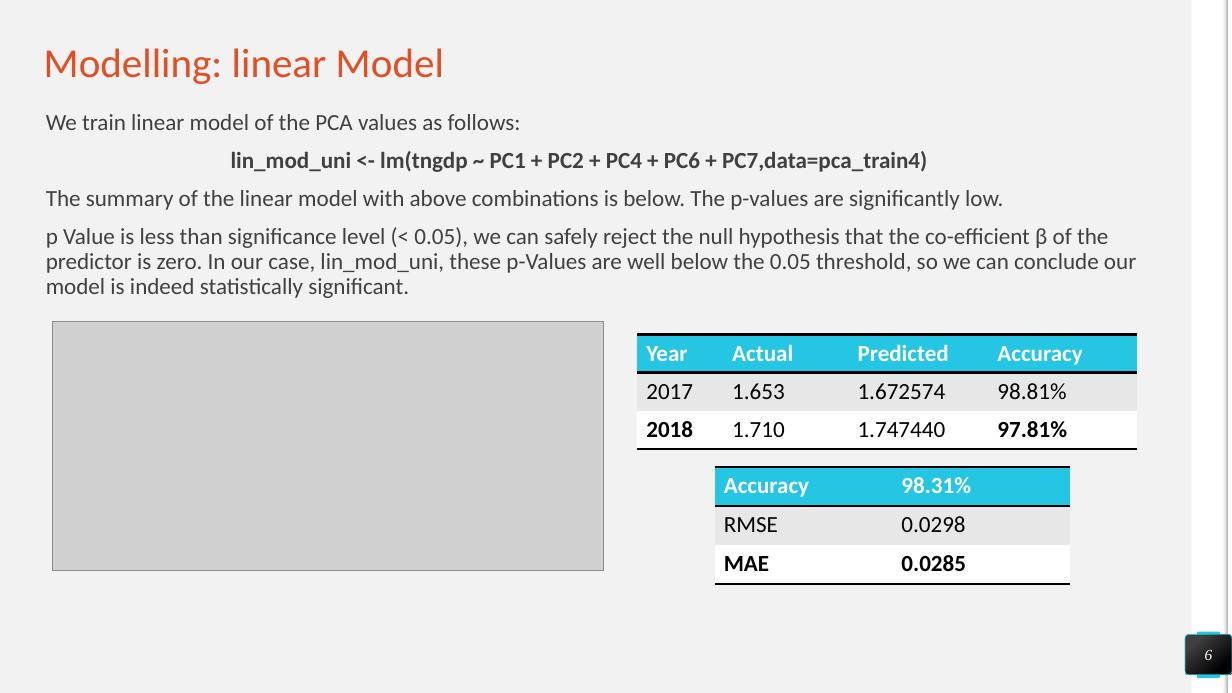
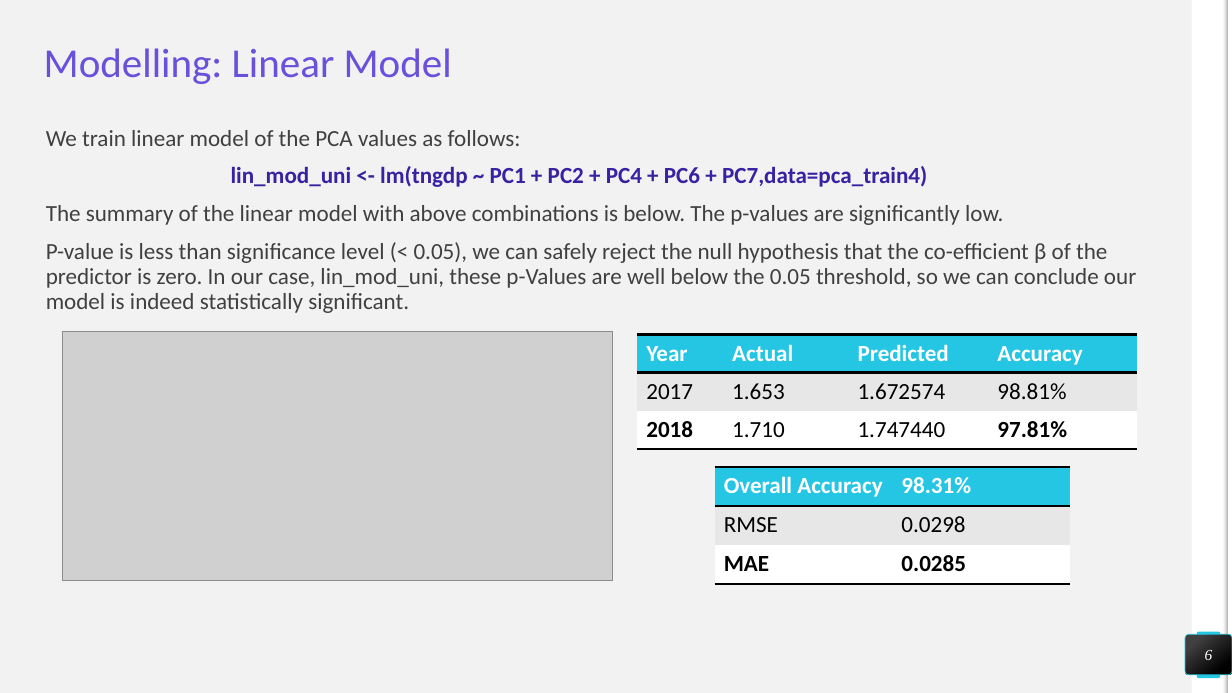
Before and after one commit to damiandmonte/Nominal-GDP-Prediction, a slide deck: slide 6 of Final_Report.pptx. Drawn at 1232x693 pixels with LibreOffice and Linux fonts; fonts in the diff are those of the drawing; grey boxes stand for pictures. Boxes give left, top, right and bottom in pixels: in the first picture for what was removed or moved away, otherwise in the second. Text is boxed around its words. In the diff, an @@ line names an element or a change of style, - is before the commit and + after.

```diff
--- a/Final_Report.pptx
+++ b/Final_Report.pptx
@@ title at bbox=[44, 48, 452, 84]: text changed; text colour #E34F25 to #6A50DB @@
-Modelling: linear Model
+Modelling: Linear Model
@@ text "We train linear model of ...": place and size @@
-text "We train linear model of ..." at bbox=[46, 114, 1136, 298]
+text "We train linear model of ..." at bbox=[46, 130, 1136, 313]
@@ text at bbox=[231, 166, 927, 187]: text colour #404040 to #3921A1 in "lin_mod_uni <- lm(tngdp ~ PC1 + PC2 ..." @@
@@ text at bbox=[46, 242, 1136, 313]: text changed @@
-p Value is less than significance level (< 0.05), we can safely reject the null hypothesis that the co-efficient β of the predictor is zero. In our case, lin_mod_uni, these p-Values are well below the 0.05 threshold, so we can conclude our model is indeed statistically significant.
+P-value is less than significance level (< 0.05), we can safely reject the null hypothesis that the co-efficient β of the predictor is zero. In our case, lin_mod_uni, these p-Values are well below the 0.05 threshold, so we can conclude our model is indeed statistically significant.
@@ picture: place and size @@
-picture at bbox=[53, 322, 604, 571]
+picture at bbox=[62, 332, 613, 581]
@@ table at bbox=[714, 468, 1069, 584] @@
-row 1, column 1: Accuracy
+row 1, column 1: Overall Accuracy
```
Also in this commit, not shown: 11 other slides changed, 4 slides added, 2 slides removed, 1 other file.
